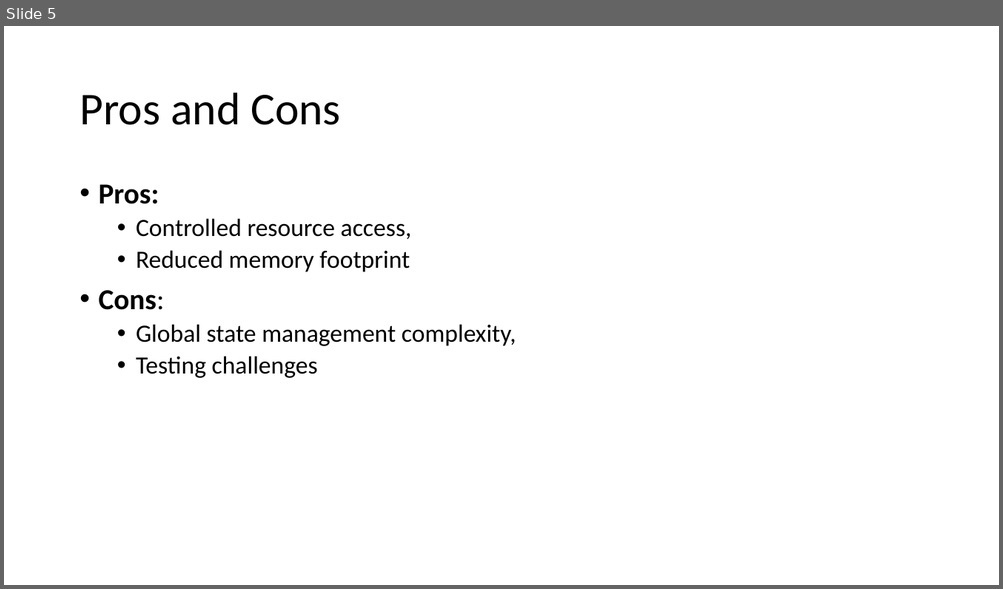
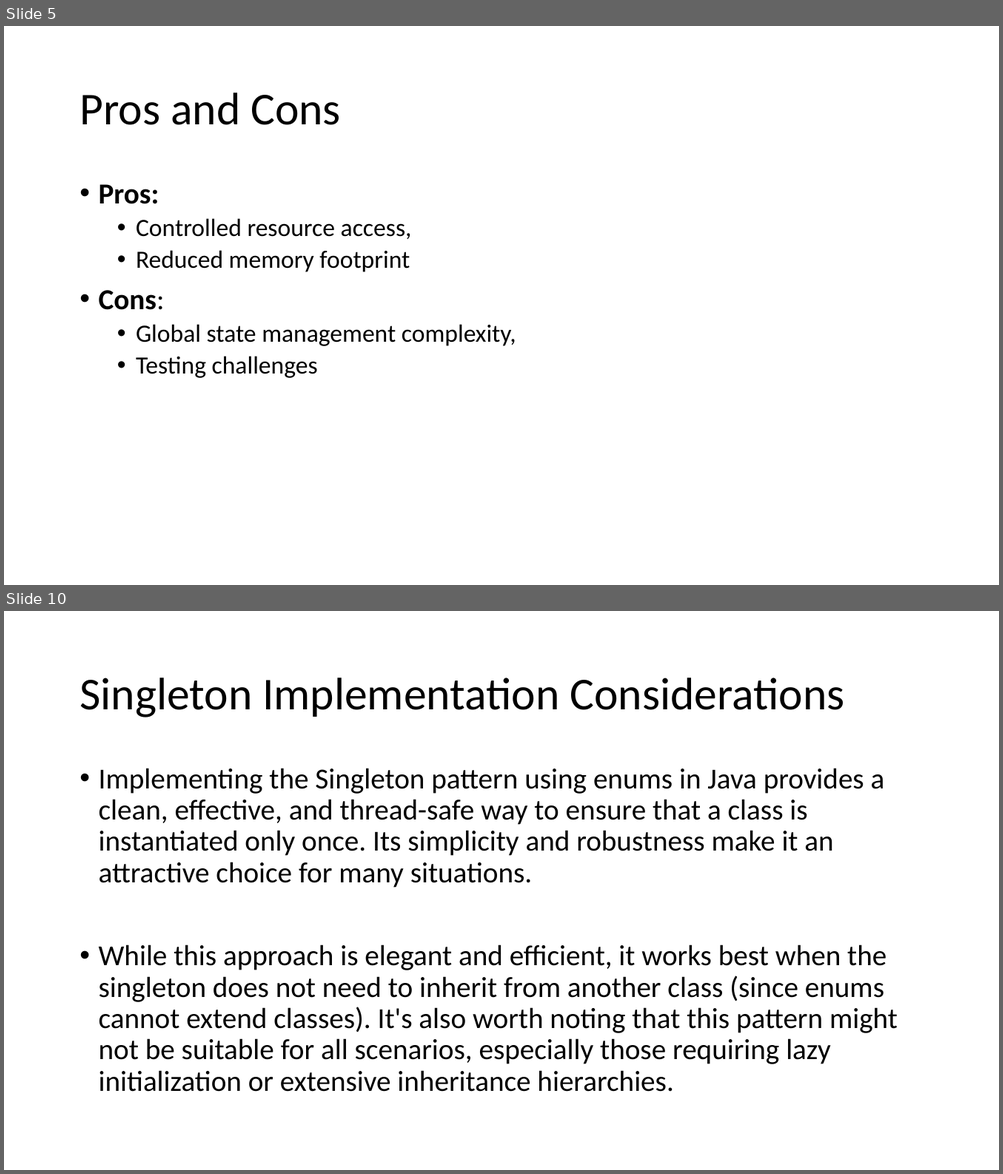
Before and after one commit to ChenTheInstructor/CSE248, a slide deck: Singleton Design Pattern.pptx. Shown one above the other, each under a label of ours: slide 5 before the commit, slides 5 and 10 after it; the slides between them are not shown. The pictures are 1003x589 and 1003x1174 pixels, drawn with LibreOffice and Linux fonts; fonts in the diff are those of the drawing. Boxes give left, top, right and bottom in pixels: in the first picture for what was removed or moved away, otherwise in the second. Text is boxed around its words. In the diff, an @@ line names an element or a change of style, - is before the commit and + after.

```diff
--- a/Singleton Design Pattern.pptx
+++ b/Singleton Design Pattern.pptx
@@ slide 10 added at (x1=4, y1=611, x2=999, y2=1170), background #FFFFFF @@
@@ title added at (x1=79, y1=678, x2=844, y2=718), 44 pt, text #000000 @@
+Singleton Implementation Considerations
@@ text added at (x1=99, y1=768, x2=897, y2=1092), 28 pt, text #000000 @@
+• Implementing the Singleton pattern using enums in Java provides a clean, effective, and thread-safe way to ensure that a class is instantiated only once. Its simplicity and robustness make it an attractive choice for many situations.
+• While this approach is elegant and efficient, it works best when the singleton does not need to inherit from another class (since enums cannot extend classes). It's also worth noting that this pattern might not be suitable for all scenarios, especially those requiring lazy initialization or extensive inheritance hierarchies.
```
Also in this commit, not shown: 1 slide changed, 3 other slides added, 21 other files.
